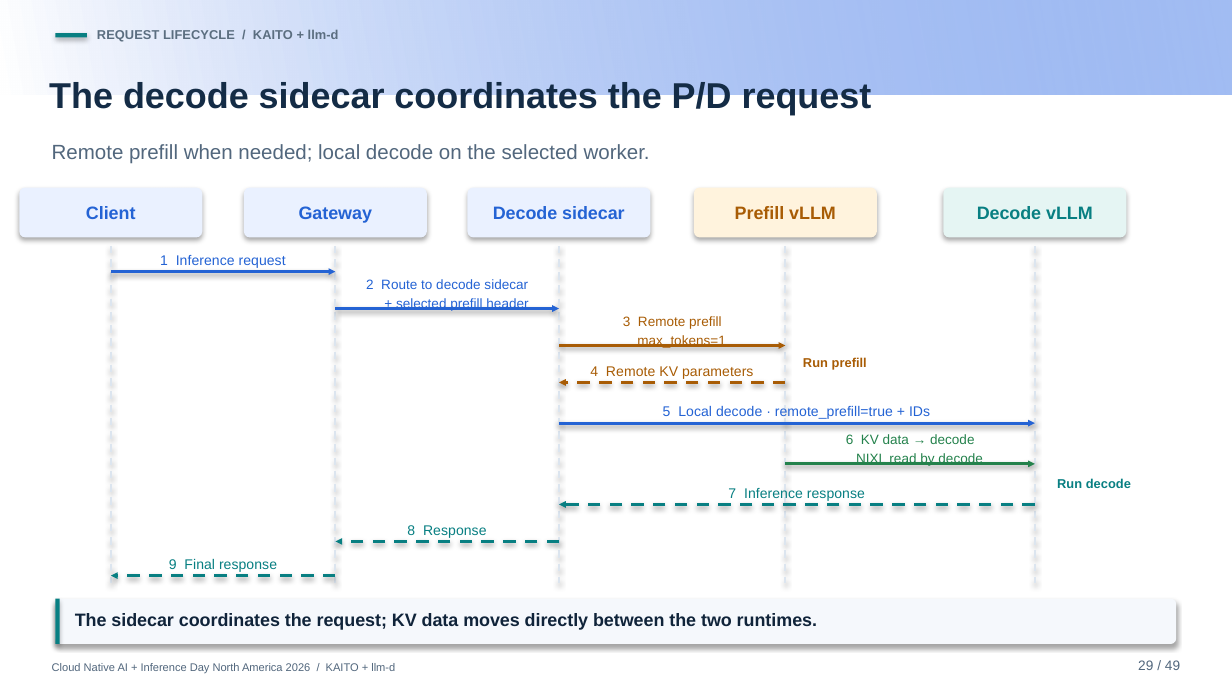
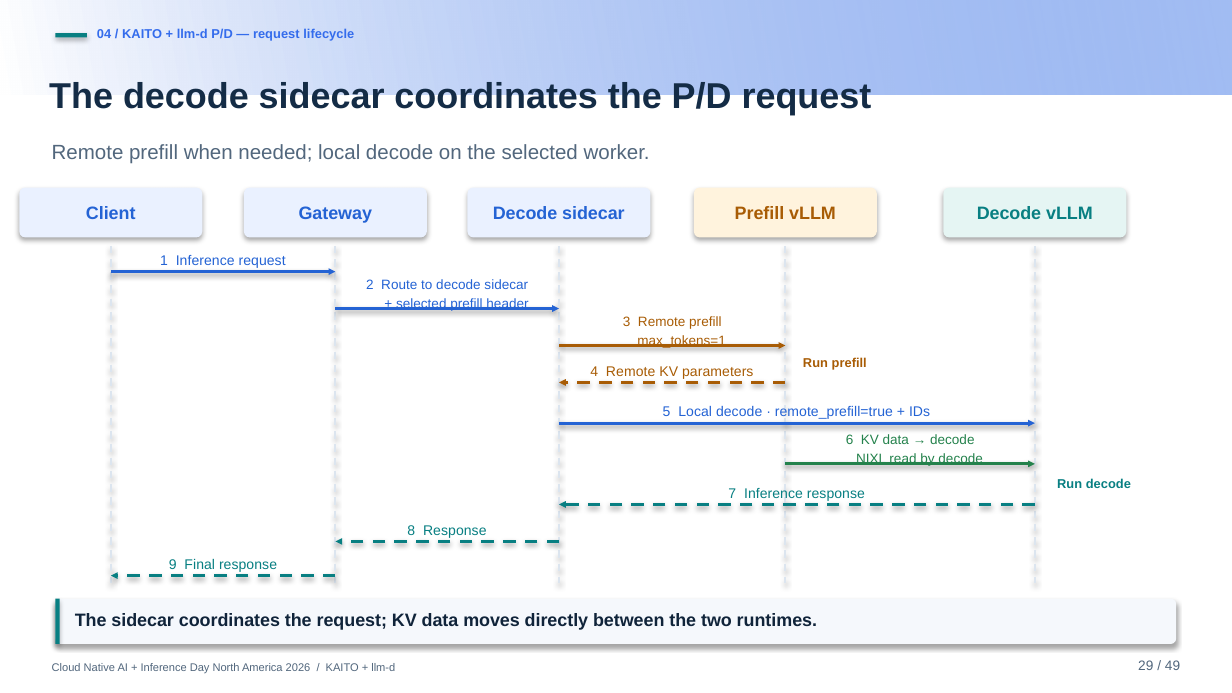
Before and after one commit to andyzhangx/demo, a slide deck: slide 29 of llm/pd-disaggregation/kubecon-na-2026-pd-disaggregation-kaito-llmd.pptx. Drawn at 1232x693 pixels with LibreOffice and Linux fonts; fonts in the diff are those of the drawing; background and template pictures are left out. Boxes give left, top, right and bottom in pixels: in the first picture for what was removed or moved away, otherwise in the second. Text is boxed around its words. In the diff, an @@ line names an element or a change of style, - is before the commit and + after.

```diff
--- a/llm/pd-disaggregation/kubecon-na-2026-pd-disaggregation-kaito-llmd.pptx
+++ b/llm/pd-disaggregation/kubecon-na-2026-pd-disaggregation-kaito-llmd.pptx
@@ text at bbox=[97, 28, 354, 41]: text changed; text colour #5B6E80 to #346CEC @@
-REQUEST LIFECYCLE / KAITO + llm-d
+04 / KAITO + llm-d P/D — request lifecycle
```
Also in this commit, not shown: 30 other slides changed.
